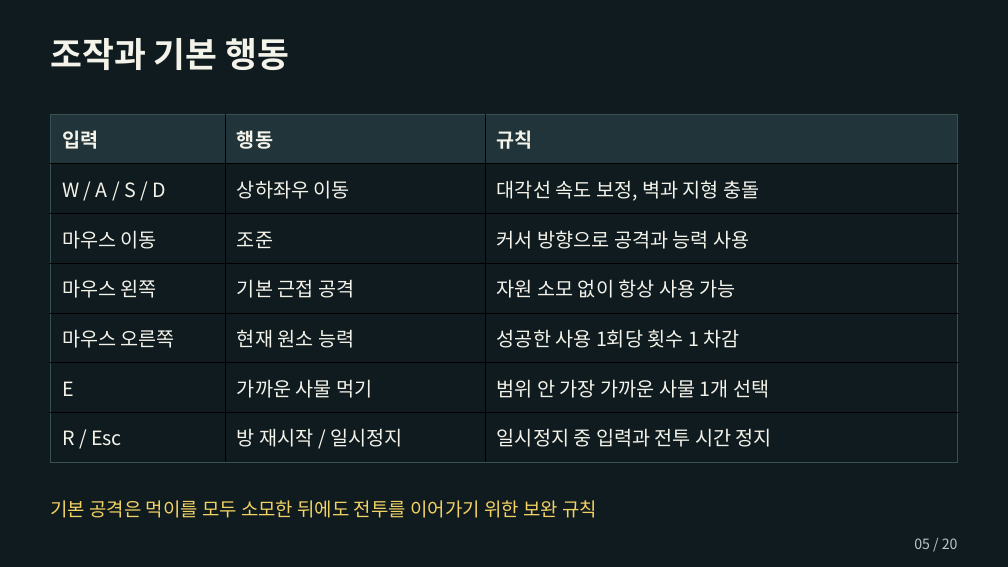
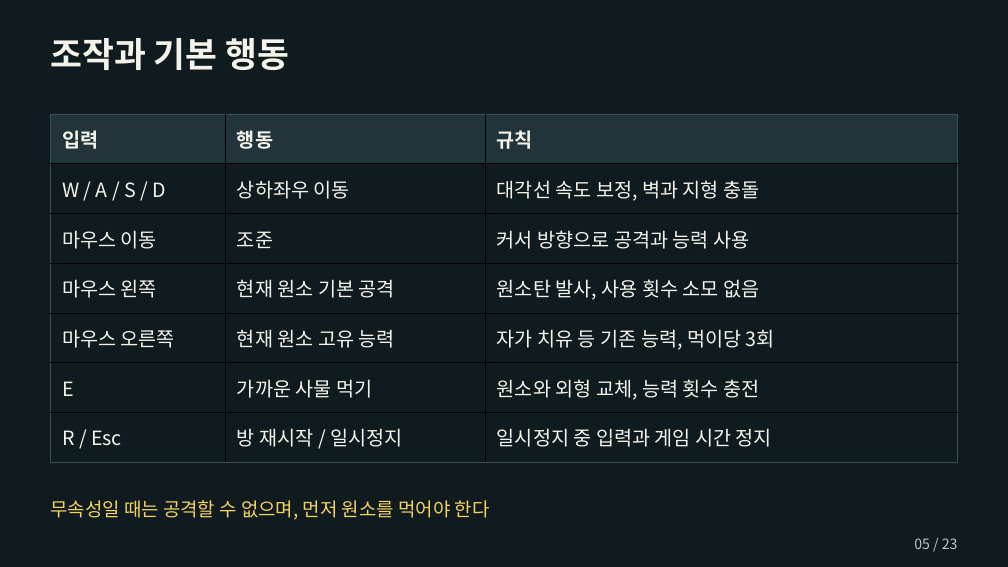
Before and after one commit to chanwhee0330/element-eater, a slide deck: slide 5 of outputs/엘리먼트_이터_기획서_허찬휘.pptx. Drawn at 1008x567 pixels with LibreOffice and Linux fonts; fonts in the diff are those of the drawing. Boxes give left, top, right and bottom in pixels: in the first picture for what was removed or moved away, otherwise in the second. Text is boxed around its words. In the diff, an @@ line names an element or a change of style, - is before the commit and + after.

```diff
--- a/outputs/엘리먼트_이터_기획서_허찬휘.pptx
+++ b/outputs/엘리먼트_이터_기획서_허찬휘.pptx
@@ table at (51, 114, 958, 462) @@
-row 4, column 2: 기본 근접 공격
+row 4, column 2: 현재 원소 기본 공격
-row 4, column 3: 자원 소모 없이 항상 사용 가능
+row 4, column 3: 원소탄 발사, 사용 횟수 소모 없음
-row 5, column 2: 현재 원소 능력
+row 5, column 2: 현재 원소 고유 능력
-row 5, column 3: 성공한 사용 1회당 횟수 1 차감
+row 5, column 3: 자가 치유 등 기존 능력, 먹이당 3회
-row 6, column 3: 범위 안 가장 가까운 사물 1개 선택
+row 6, column 3: 원소와 외형 교체, 능력 횟수 충전
-row 7, column 3: 일시정지 중 입력과 전투 시간 정지
+row 7, column 3: 일시정지 중 입력과 게임 시간 정지
@@ text at (50, 500, 490, 520): text changed @@
-기본 공격은 먹이를 모두 소모한 뒤에도 전투를 이어가기 위한 보완 규칙
+무속성일 때는 공격할 수 없으며, 먼저 원소를 먹어야 한다
@@ text at (914, 538, 958, 549): text changed @@
-05 / 20
+05 / 23
```
Also in this commit, not shown: 19 other slides changed, 3 slides added, 10 other files.
